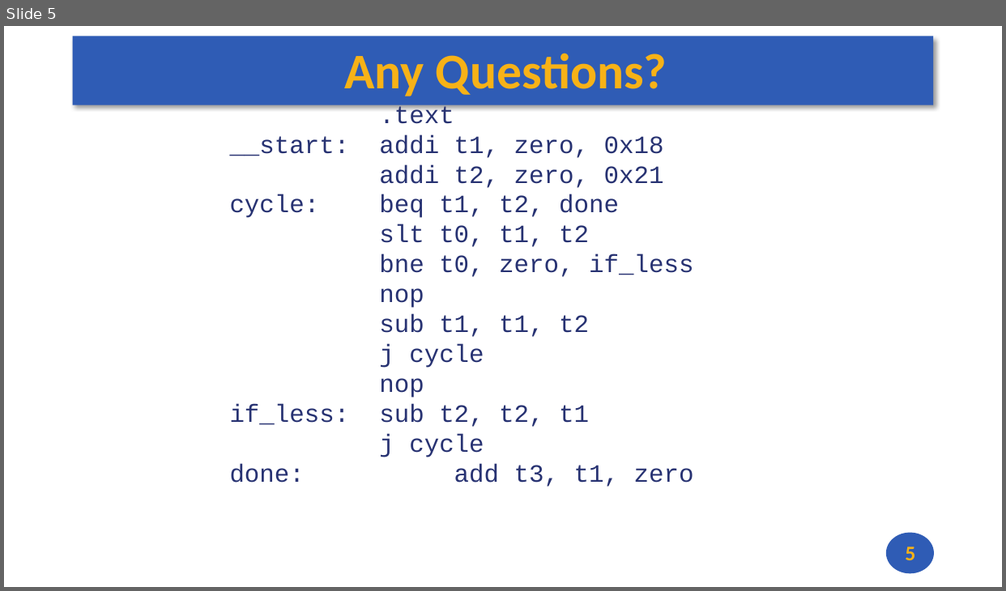
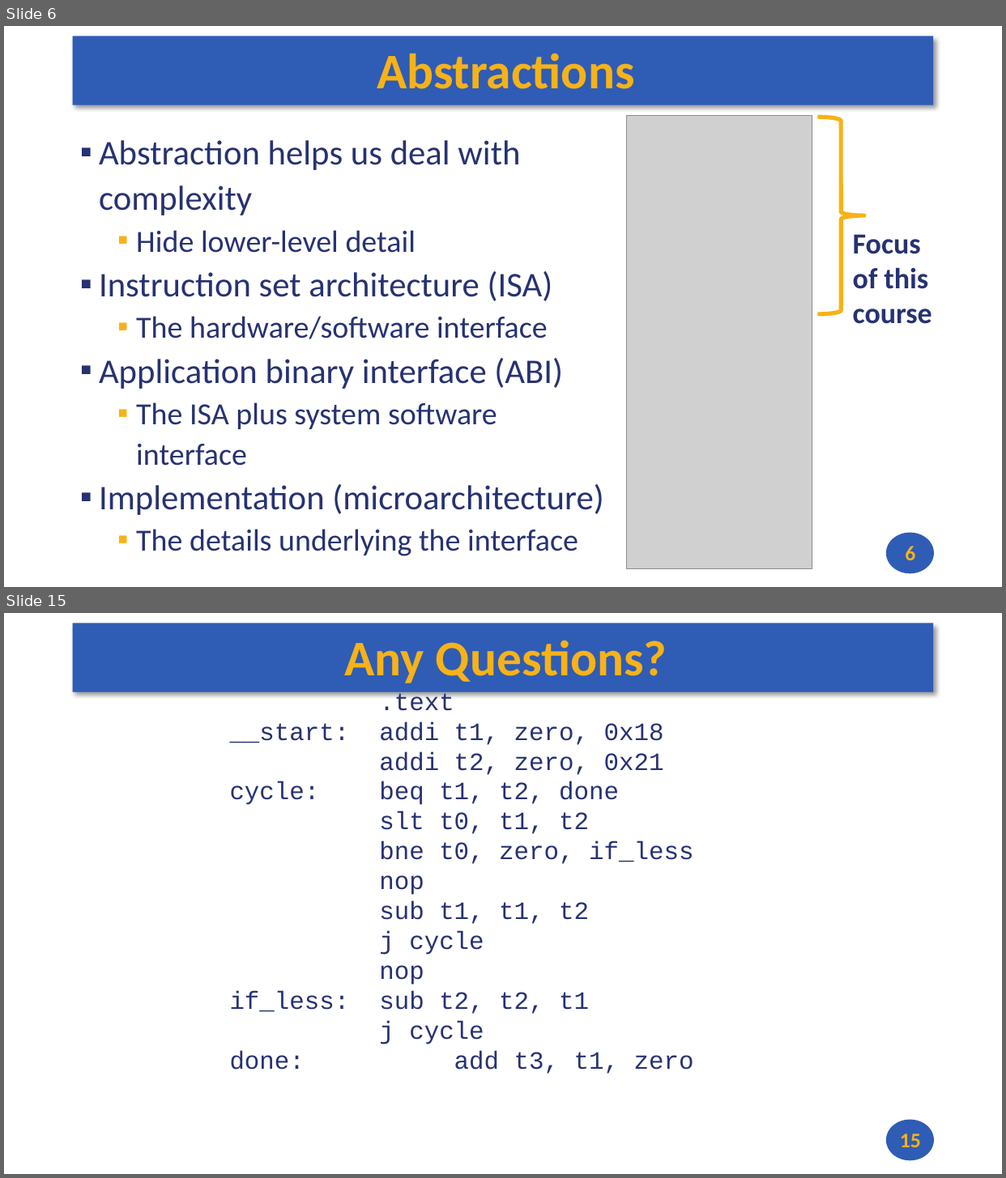
Before and after one commit to andrewt0301/hse-acos-course, a slide deck: docs/part1ca/03_CPU/CA_Lecture_03.pptx. Shown one above the other, each under a label of ours: slide 5 before the commit, slides 6 and 15 after it; the slides between them are not shown. The pictures are 1006x591 and 1006x1178 pixels, drawn with LibreOffice and Linux fonts; fonts in the diff are those of the drawing; grey boxes stand for pictures. Boxes give left, top, right and bottom in pixels: in the first picture for what was removed or moved away, otherwise in the second. Text is boxed around its words. In the diff, an @@ line names an element or a change of style, - is before the commit and + after.

```diff
--- a/docs/part1ca/03_CPU/CA_Lecture_03.pptx
+++ b/docs/part1ca/03_CPU/CA_Lecture_03.pptx
@@ slide 6 added at (4,26,1002,587), background #FFFFFF; not listed: 2 template elements that a slide beside it also shows @@
@@ title added at (377,53,634,89), 48 pt, text #F7B217, bold @@
+Abstractions
@@ picture added at (626,116,812,570) @@
@@ left brace added at (818,117,864,314), outline #F7B217 4 pt @@
@@ text added at (99,140,603,557), 33.3 pt, text #273272 @@
+▪ Abstraction helps us deal with complexity
+  ▪ Hide lower-level detail
+▪ Instruction set architecture (ISA)
+  ▪ The hardware/software interface
+▪ Application binary interface (ABI)
+  ▪ The ISA plus system software interface
+▪ Implementation (microarchitecture)
+  ▪ The details underlying the interface
@@ text added at (853,234,932,324), 28 pt, text #273272, bold @@
+Focus
+of this course
@@ page number added at (905,546,915,561), 20 pt, text #F7B217, bold @@
+6
@@ what was slide 5 is now slide 15 @@
@@ page number at (900,1134,921,1148): text changed @@
-5
+15
```
Also in this commit, not shown: 2 slides changed, 11 other slides added, 2 slides removed, 2 other files.
